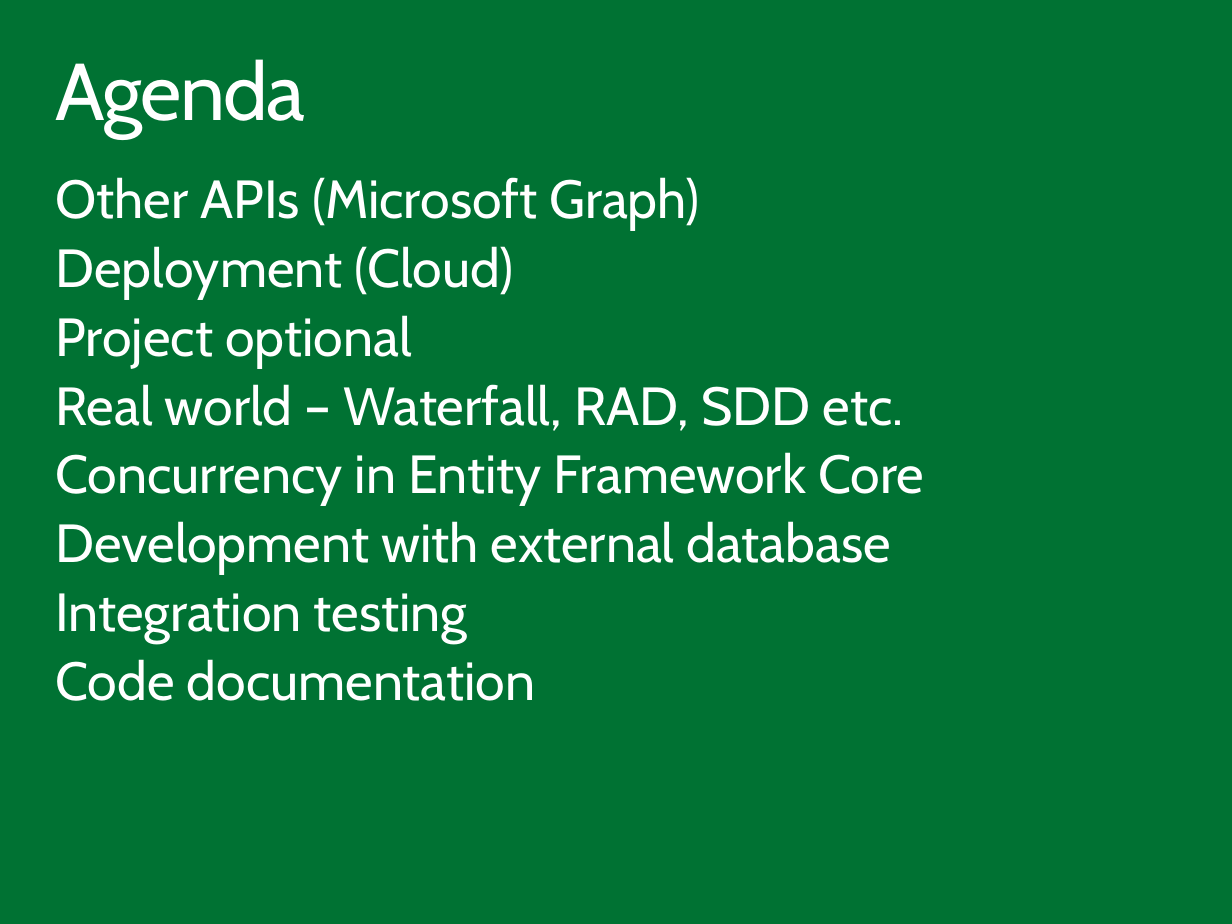
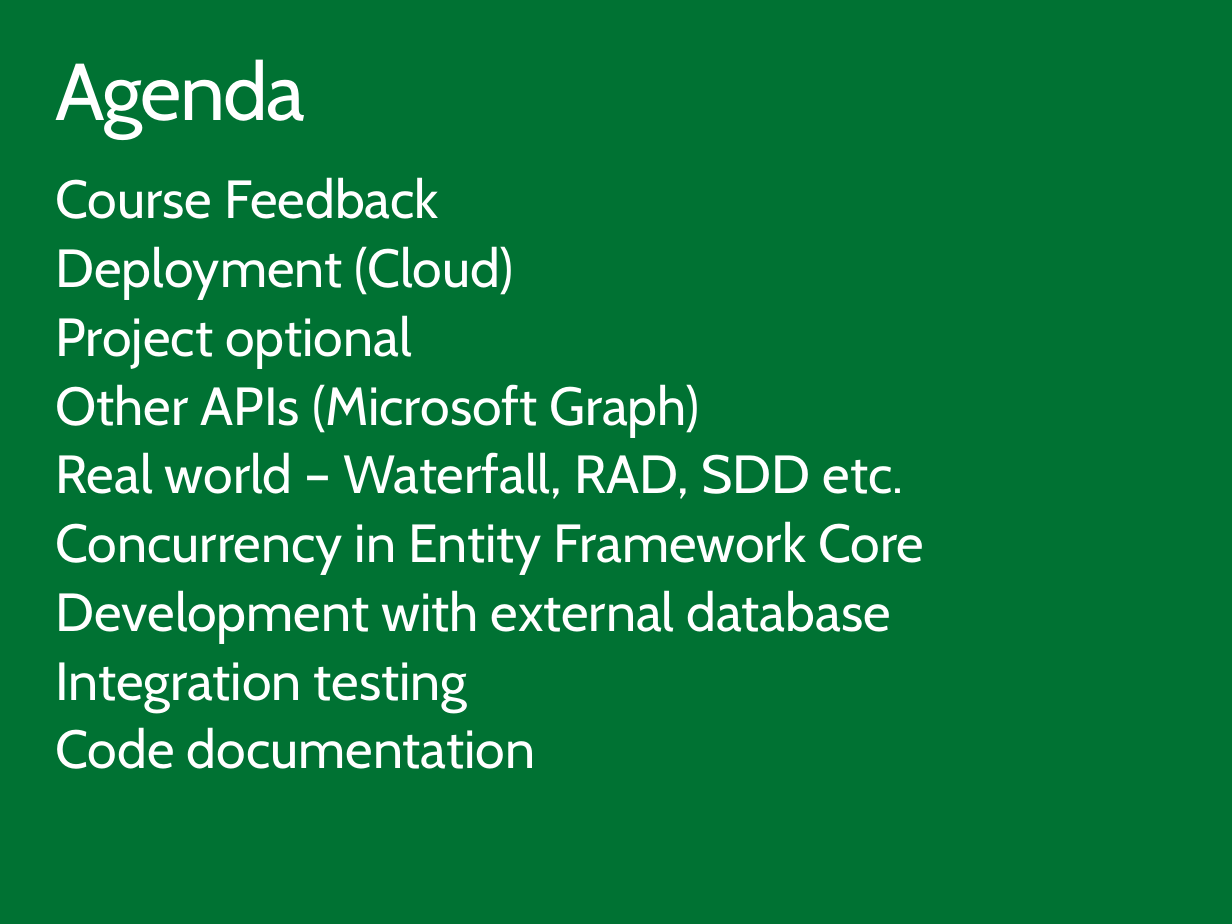
Before and after one commit to ondfisk/BDSA2018, a slide deck: slide 2 of Slides/Lecture11 - CSharp Redux.pptx. Drawn at 1232x924 pixels with LibreOffice and Linux fonts; fonts in the diff are those of the drawing. Boxes give left, top, right and bottom in pixels: in the first picture for what was removed or moved away, otherwise in the second. Text is boxed around its words. In the diff, an @@ line names an element or a change of style, - is before the commit and + after.

Commit message:
Slides updated

```diff
--- a/Slides/Lecture11 - CSharp Redux.pptx
+++ b/Slides/Lecture11 - CSharp Redux.pptx
@@ text at (56,177,439,219): text changed @@
-Other APIs (Microsoft Graph)
+Course Feedback
@@ text at (56,384,700,436): paragraph added @@
+Other APIs (Microsoft Graph)
```
Also in this commit, not shown: 2 other slides changed, 2 slides added.
